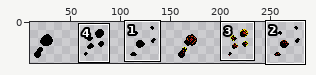
Sprite sheet -- fire/images/rauch2.png. Above, an overview of the earlier version with the close-up marked.
Close-up. Old version:
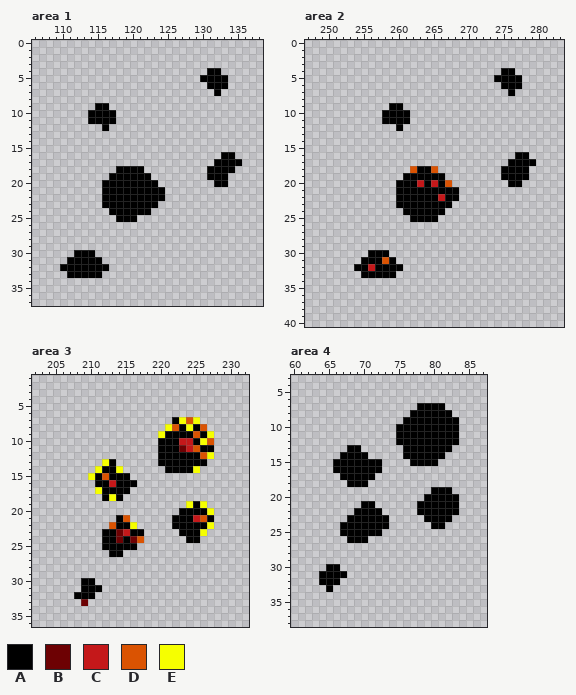
The file is 288x48 pixels. Shown: area 1: x 106..138, y 0..37; area 2: x 247..283, y 0..40; area 3: x 202..232, y 1..36; area 4: x 60..87, y 3..38. The wide view leaves out empty margins. The commit also changed other parts of the picture, which this record leaves out.
Palette (. is transparent): A #000000  B #6d0103  C #c4181a  D #da5302  E #f6ff00
After the commit:
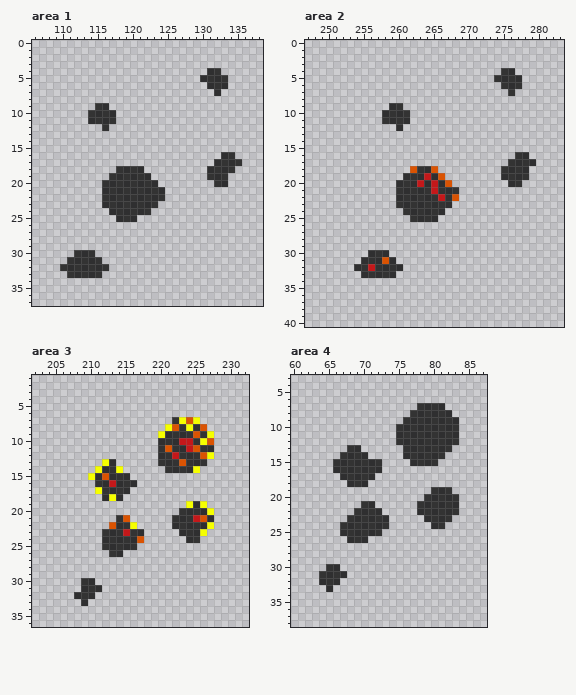
Change:
colour A: #000000 -> #000000c0
Changed rows in their new state; - is a pixel that keeps its letter.
Area 2:
first column x 264:
19 C-D--
21 -C---
22 ----D
Area 3:
first column x 221:
11 D-A
12 -C-
13 --D
first column x 214:
23 A--
24 A-A
first column x 209:
33 A
